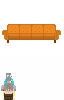
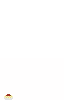
Layers edited between the first and the second 64 × 100 image:
added group "items" with 7 layers above "ricky" over (2, 81, 13, 100)
added layer "pasta" in group "items" over (4, 94, 13, 100)
hid "cake", moved it into group "items" over (4, 89, 13, 100)
hid "robot" (2nd of 2, in "people" › "robot"), moved it into group "robot" over (1, 73, 16, 100)
moved "pink" (2nd of 2, in "people" › "pink") into group "pink" over (1, 78, 16, 100)
hid "fish" (2nd of 2, in "people" › "fish"), moved it into group "fish", painted on it over (3, 76, 15, 100)
hid "green" (2nd of 2, in "people" › "green"), moved it into group "green" over (2, 77, 15, 100)
moved "couch" into group "couches" over (2, 24, 61, 43)
